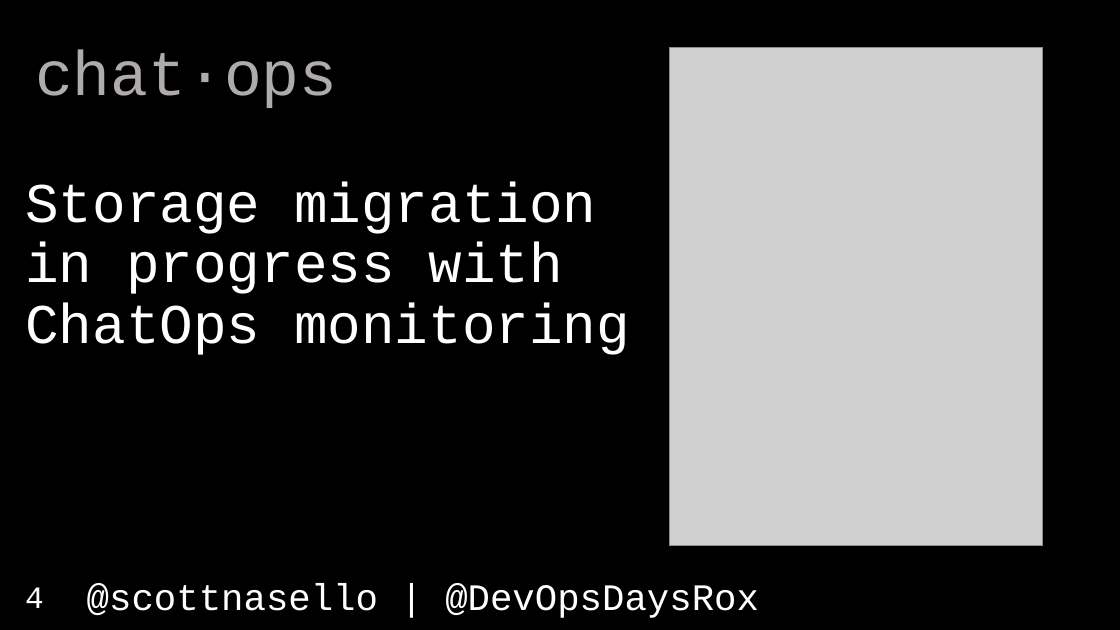
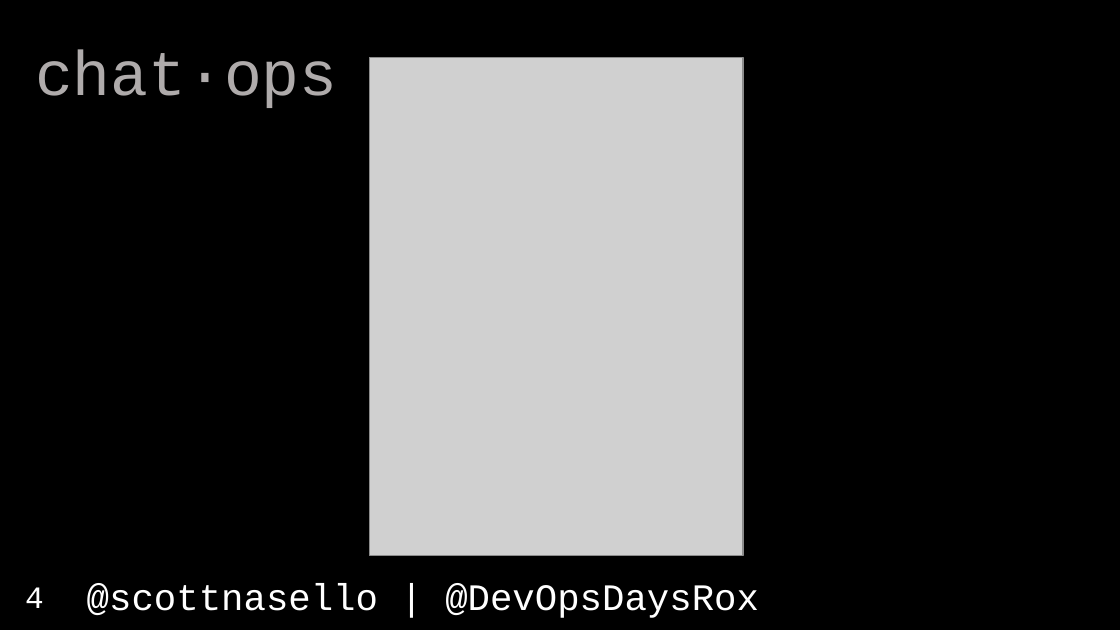
Before and after one commit to scottnasello/talks, a slide deck: slide 4 of 2017-04-10 Denver DevOpsDays/DevOpsDays Denver 16x9.pptx. Drawn at 1120x630 pixels with LibreOffice and Linux fonts; fonts in the diff are those of the drawing; grey boxes stand for pictures. Boxes give left, top, right and bottom in pixels: in the first picture for what was removed or moved away, otherwise in the second. Text is boxed around its words. In the diff, an @@ line names an element or a change of style, - is before the commit and + after.

```diff
--- a/2017-04-10 Denver DevOpsDays/DevOpsDays Denver 16x9.pptx
+++ b/2017-04-10 Denver DevOpsDays/DevOpsDays Denver 16x9.pptx
@@ picture: place and size @@
-picture at bbox=[670, 47, 1044, 545]
+picture at bbox=[370, 57, 744, 556]
@@ title removed at bbox=[25, 182, 630, 355] @@
-Storage migration in progress with ChatOps monitoring
```
Also in this commit, not shown: 1 other slide changed, 3 other files.
